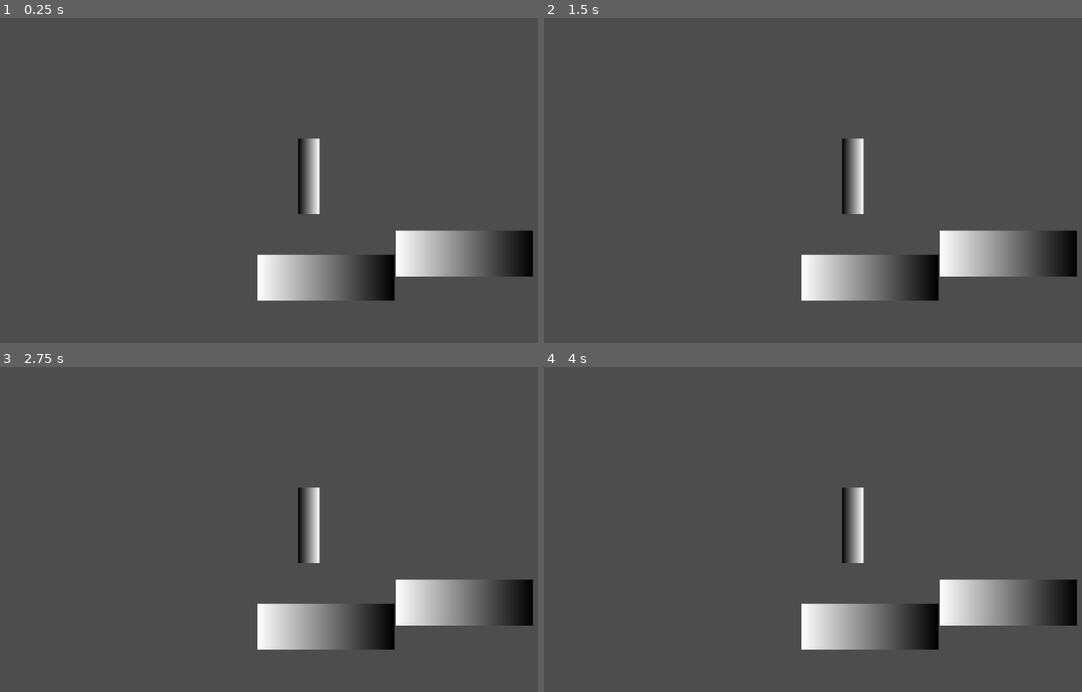
Above: before the commit, frames 1-4 (two rows, left to right).
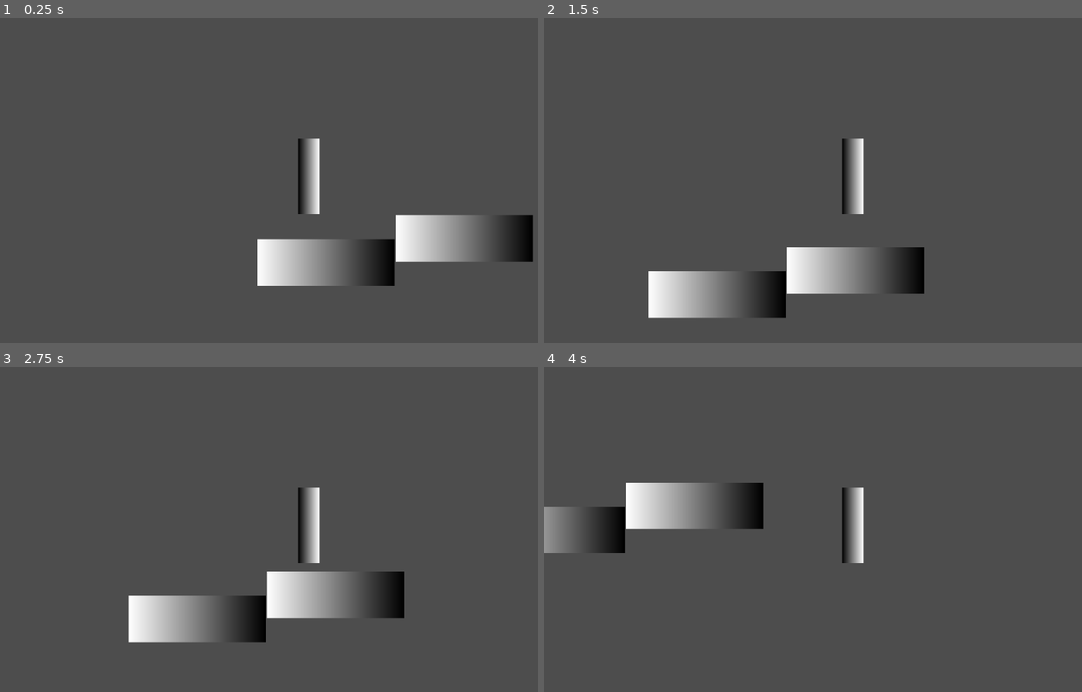
Above: after the commit, the same moments.

Repository: FlorenciaMorelli/DDV-clase3
Game: Godot game, scene res://levels/scenes/level_1.tscn
Two runs of this game, one before a commit and one after it. Both use one fixed random seed, a clock stepped at 60 frames per second and the inputs below.
Inputs:
- Up to frame 1 (0.25 s): no input
- Up to frame 2 (1.5 s): tap Enter (ui_accept) at 0.5, 0.6, 0.77, 1.07, 1.35 s; hold Right (ui_right) from 0.53 s (still down)
- Up to frame 3 (2.75 s): tap Enter (ui_accept) at 1.52, 1.82, 2.1 s; release Right (ui_right) at 2.03 s; hold Left (ui_left) from 2.03 s (still down)
- Up to frame 4 (4 s): release Left (ui_left) at 2.78 s; hold Right (ui_right) from 2.78 s (still down); tap Enter (ui_accept) at 2.85, 3.02, 3.32, 3.6, 3.77 s

The runs differ from the first frame. In frame 1, 3.9% of the frame differs, in the area x 47-100%, y 60-88%; in frame 2, 10%; in frame 3, 9.8%; in frame 4, 10%, in the area x 0-100%, y 35-88%.

Commit message:
First script

Diff:
--- a/player/scenes/player.tscn
+++ b/player/scenes/player.tscn
@@ -1,4 +1,6 @@
-[gd_scene load_steps=4 format=3 uid="uid://cbncg1wvug2ou"]
+[gd_scene load_steps=5 format=3 uid="uid://cbncg1wvug2ou"]
+
+[ext_resource type="Script" path="res://player/scripts/player.gd" id="1_x4wvy"]
 
 [sub_resource type="CapsuleShape2D" id="CapsuleShape2D_ex5ot"]
 radius = 25.0
@@ -10,6 +12,7 @@
 gradient = SubResource("Gradient_21m5k")
 
 [node name="CharacterBody2D" type="CharacterBody2D"]
+script = ExtResource("1_x4wvy")
 
 [node name="CollisionShape2D" type="CollisionShape2D" parent="."]
 shape = SubResource("CapsuleShape2D_ex5ot")
--- /dev/null
+++ b/player/scripts/player.gd
@@ -0,0 +1,25 @@
+extends CharacterBody2D
+
+
+const SPEED = 300.0
+const JUMP_VELOCITY = -400.0
+
+
+func _physics_process(delta: float) -> void:
+	# Add the gravity.
+	if not is_on_floor():
+		velocity += get_gravity() * delta
+
+	# Handle jump.
+	if Input.is_action_just_pressed("ui_accept") and is_on_floor():
+		velocity.y = JUMP_VELOCITY
+
+	# Get the input direction and handle the movement/deceleration.
+	# As good practice, you should replace UI actions with custom gameplay actions.
+	var direction := Input.get_axis("ui_left", "ui_right")
+	if direction:
+		velocity.x = direction * SPEED
+	else:
+		velocity.x = move_toward(velocity.x, 0, SPEED)
+
+	move_and_slide()
